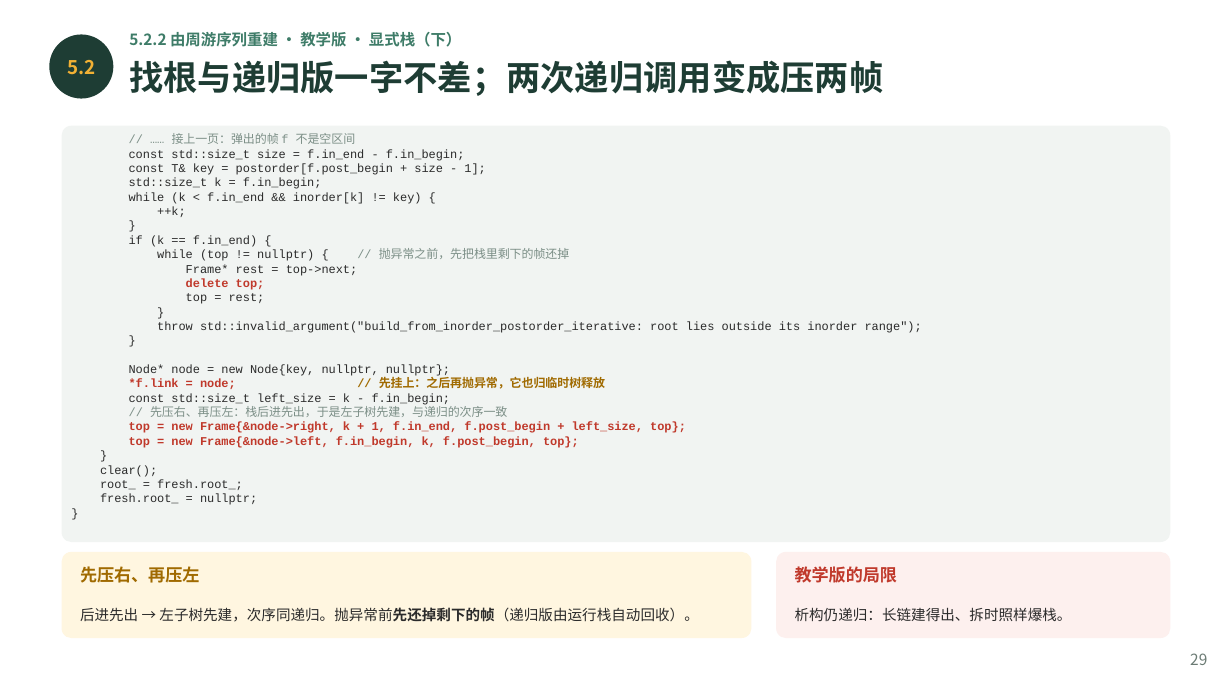
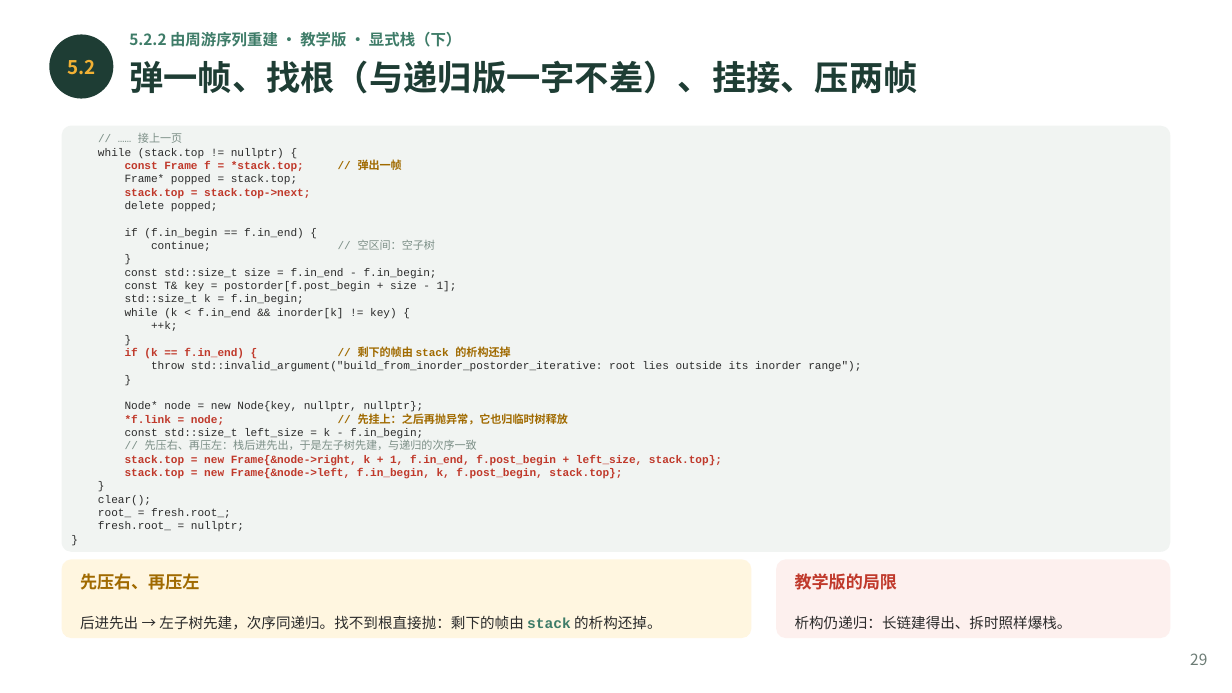
Before and after one commit to GMyhf/2026fall-cs201, a slide deck: slide 29 of courseware/202609_DSA_05_Binary_Tree.pptx. Drawn at 1232x693 pixels with LibreOffice and Linux fonts; fonts in the diff are those of the drawing. Boxes give left, top, right and bottom in pixels: in the first picture for what was removed or moved away, otherwise in the second. Text is boxed around its words. In the diff, an @@ line names an element or a change of style, - is before the commit and + after.

```diff
--- a/courseware/202609_DSA_05_Binary_Tree.pptx
+++ b/courseware/202609_DSA_05_Binary_Tree.pptx
@@ text at (129, 60, 917, 94): text changed @@
-找根与递归版一字不差；两次递归调用变成压两帧
+弹一帧、找根（与递归版一字不差）、挂接、压两帧
@@ rounded rectangle: place and size @@
-rounded rectangle at (62, 126, 1170, 542)
+rounded rectangle at (62, 126, 1170, 552)
@@ text at (98, 133, 436, 251): text changed; size 7 to 6.5 pt; text colour #7C8F87 to #2B2B2B @@
-// …… 接上一页：弹出的帧 f 不是空区间
+// …… 接上一页
+while (stack.top != nullptr) {
+const Frame f = *stack.top; // 弹出一帧
+Frame* popped = stack.top;
+stack.top = stack.top->next;
+delete popped;
+if (f.in_begin == f.in_end) {
+continue; // 空区间：空子树
+}
@@ text at (98, 268, 861, 531): size 7 to 6.5 pt in "const std::size_t size = f.in_end - f.in_begin;", "const T& key = postorder[f.post_begin + size ...", "std::size_t k = f.in_begin;", "while (k < f.in_end && inorder[k] != ..." and 13 more places @@
@@ text at (125, 346, 510, 359): text changed; size 7 to 6.5 pt; text colour #2B2B2B to #A06A00; bold on @@
-if (k == f.in_end) {
-while (top != nullptr) { // 抛异常之前，先把栈里剩下的帧还掉
-Frame* rest = top->next;
-delete top;
-top = rest;
-}
+if (k == f.in_end) { // 剩下的帧由 stack 的析构还掉
@@ text at (125, 455, 722, 479): text changed; size 7 to 6.5 pt @@
-top = new Frame{&node->right, k + 1, f.in_end, f.post_begin + left_size, top};
-top = new Frame{&node->left, f.in_begin, k, f.post_begin, top};
+stack.top = new Frame{&node->right, k + 1, f.in_end, f.post_begin + left_size, stack.top};
+stack.top = new Frame{&node->left, f.in_begin, k, f.post_begin, stack.top};
@@ rounded rectangle: place and size @@
-rounded rectangle at (62, 552, 752, 638)
+rounded rectangle at (62, 559, 752, 638)
@@ proportions changed in 3 elements at (62, 126, 1170, 552), (62, 559, 752, 638), (776, 559, 1170, 638) @@
@@ rounded rectangle: place and size @@
-rounded rectangle at (776, 552, 1170, 638)
+rounded rectangle at (776, 559, 1170, 638)
@@ text "先压右、再压左": place and size @@
-text "先压右、再压左" at (80, 566, 199, 583)
+text "先压右、再压左" at (80, 573, 199, 590)
@@ text "教学版的局限": place and size @@
-text "教学版的局限" at (795, 566, 897, 583)
+text "教学版的局限" at (795, 573, 897, 590)
@@ text at (80, 615, 661, 630): text changed @@
-后进先出 → 左子树先建，次序同递归。抛异常前先还掉剩下的帧（递归版由运行栈自动回收）。
+后进先出 → 左子树先建，次序同递归。找不到根直接抛：剩下的帧由 stack 的析构还掉。
@@ text "析构仍递归：长链建得出、拆时照样爆栈。": place and size @@
-text "析构仍递归：长链建得出、拆时照样爆栈。" at (795, 607, 1072, 621)
+text "析构仍递归：长链建得出、拆时照样爆栈。" at (795, 615, 1072, 629)
```
Also in this commit, not shown: 1 other slide changed, 1 other file.
